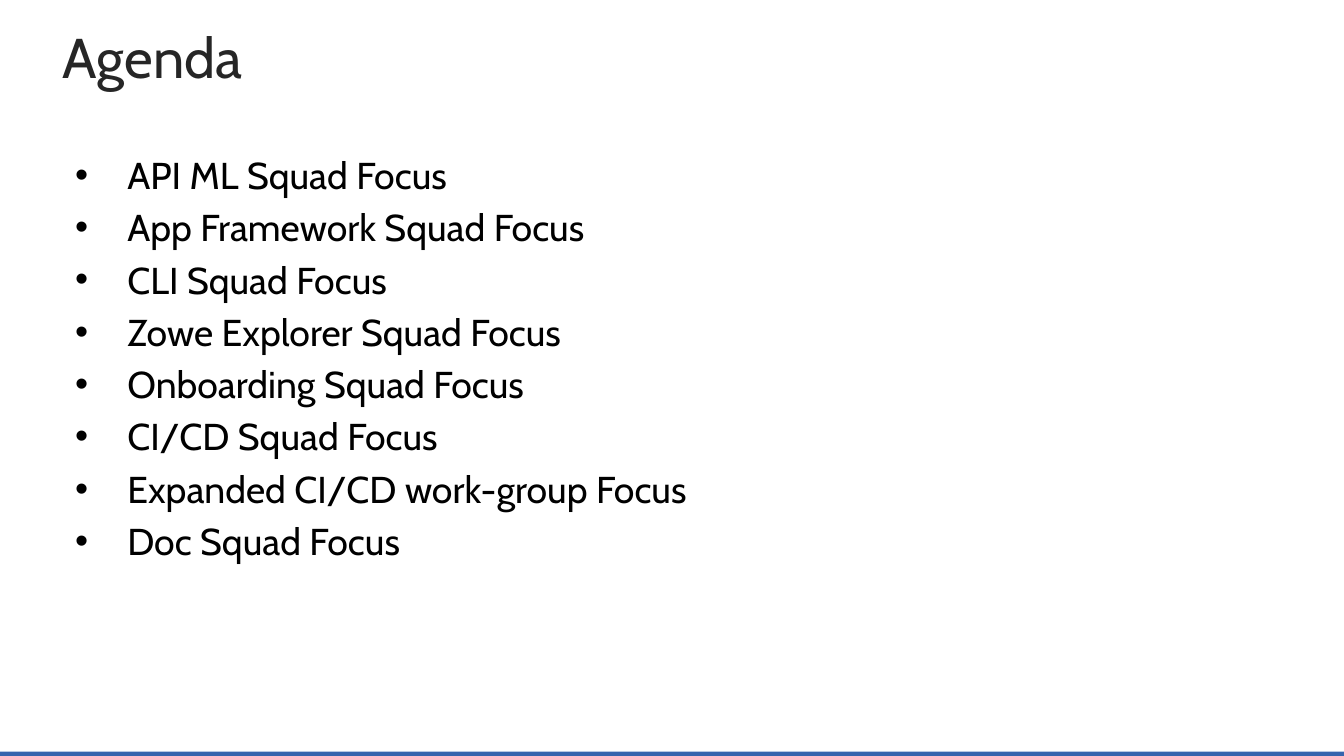
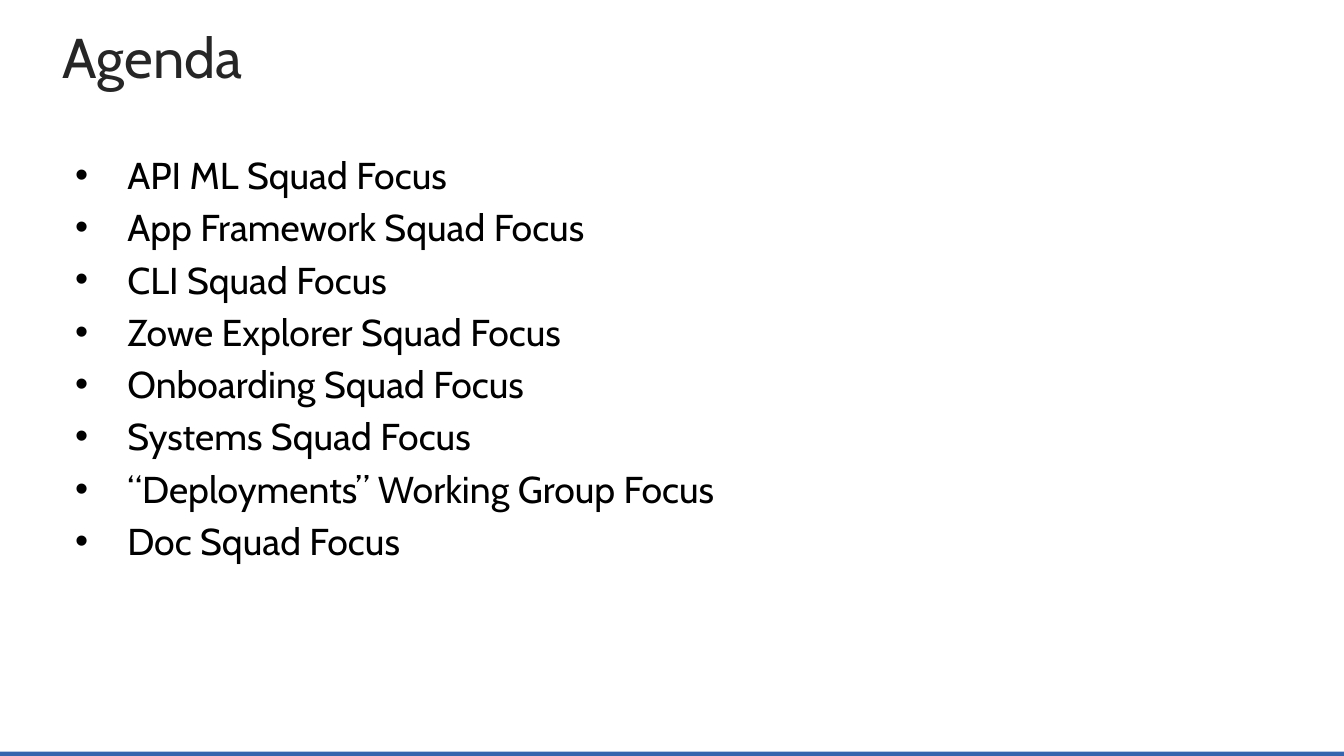
Before and after one commit to zowe/community, a slide deck: slide 3 of Project Management/20PI3 Planning/Zowe Community Squad Focus for 20PI3.pptx. Drawn at 1344x756 pixels with LibreOffice and Linux fonts; fonts in the diff are those of the drawing; background and template pictures are left out. Boxes give left, top, right and bottom in pixels: in the first picture for what was removed or moved away, otherwise in the second. Text is boxed around its words. In the diff, an @@ line names an element or a change of style, - is before the commit and + after.

Commit message:
systems squad and deployments wg

```diff
--- a/Project Management/20PI3 Planning/Zowe Community Squad Focus for 20PI3.pptx
+++ b/Project Management/20PI3 Planning/Zowe Community Squad Focus for 20PI3.pptx
@@ text at <box>127,422,714,511</box>: text changed @@
-• CI/CD Squad Focus
-• Expanded CI/CD work-group Focus
+• Systems Squad Focus
+• “Deployments” Working Group Focus
```
Also in this commit, not shown: 4 other slides changed, 1 other file.
